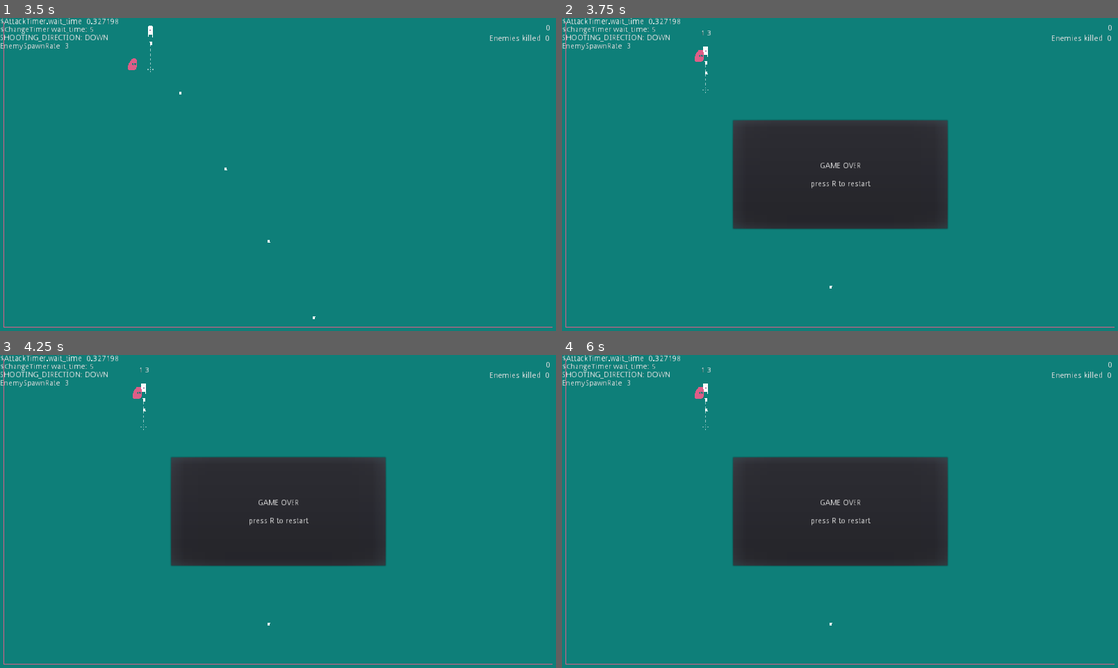
Above: before the commit, frames 1-4 (two rows, left to right).
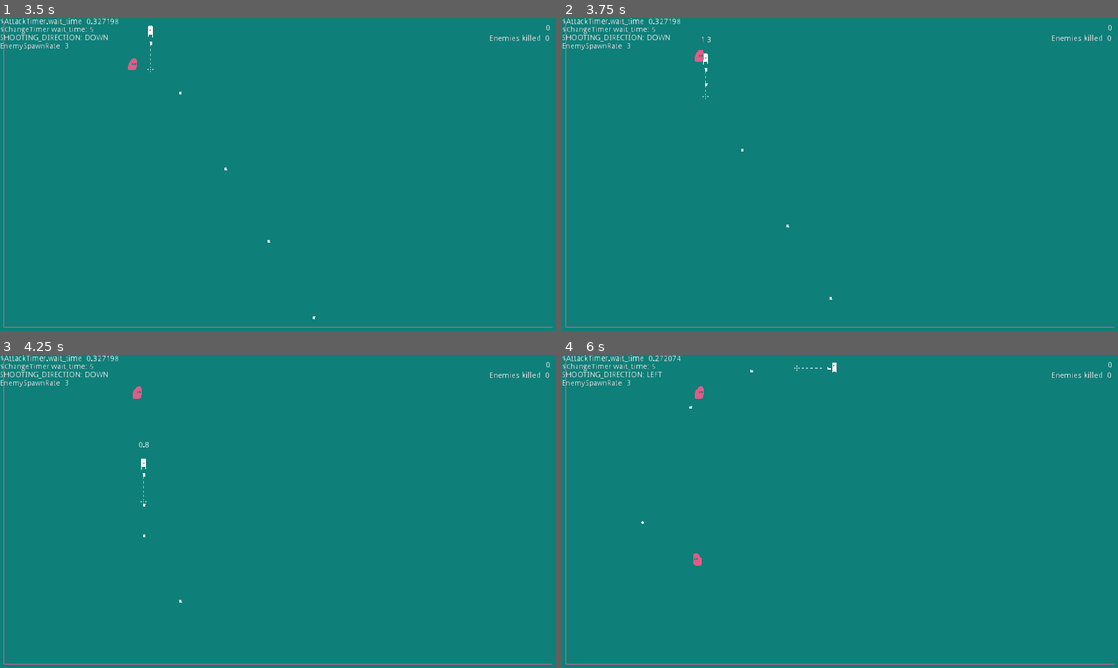
Above: after the commit, the same moments.

Repository: skarnl/gmtk-game-jam
Game: Godot game, scene res://screens/splash.tscn
The game is run twice, just before and just after one commit, with the same random seed, the same clock (stepped at 60 frames per second) and the same inputs.
Inputs:
- Up to frame 1 (3.5 s): tap Enter at 0.5, 2 s; hold Up (ui_up) 0.53-2.03 s; tap Space at 1.25 s; hold Left (ui_left) from 2.03 s (still down)
- Up to frame 2 (3.75 s): release Left (ui_left) at 3.53 s; hold Down (ui_down) from 3.53 s (still down)
- Up to frame 3 (4.25 s): keep holding Down (ui_down)
- Up to frame 4 (6 s): release Down (ui_down) at 4.28 s; hold Right (ui_right) 4.28-5.03 s; hold Up (ui_up) 5.03-5.78 s; tap Space at 5.75 s; hold Right (ui_right) from 5.78 s (still down)

Frame 1 is identical in both runs. In frame 2, 14% of the frame differs, in the area x 25-70%, y 4-90%; in frame 3, 14%; in frame 4, 14%, in the area x 14-70%, y 0-87%.

Commit message:
Add enemy die animation

Diff:
--- a/entities/enemy.gd
+++ b/entities/enemy.gd
@@ -1,6 +1,6 @@
 extends KinematicBody2D
 
-signal player_killed
+signal player_hit
 signal enemy_killed
 
 const BASE_WALKING_SPEED = 100 #RANDOMIZE
@@ -39,14 +39,29 @@
 #	look_at(player_reference.position)
 
 
+func _disable_collisions():
+	$CollisionShape2D.disabled = true
+	$Area2D/CollisionPolygon2D.disabled = true
+
+
 #bullet
 func _on_Area2D_area_entered(area):
+	set_physics_process(false)
+	call_deferred('_disable_collisions')
 	emit_signal('enemy_killed')
 
+	area.queue_free()
+
+	$AnimationPlayer.play('die')
+
+	yield($AnimationPlayer, 'animation_finished')
+
 	queue_free()
-	area.queue_free()
 
 
 #player
 func _on_Area2D_body_entered(body):
-	emit_signal('player_killed')
+	set_physics_process(false)
+	call_deferred('_disable_collisions')
+
+	emit_signal('player_hit')
--- a/entities/enemy.tscn
+++ b/entities/enemy.tscn
@@ -1,10 +1,50 @@
-[gd_scene load_steps=5 format=2]
+[gd_scene load_steps=7 format=2]
 
 [ext_resource path="res://assets/images/enemy-walk.png" type="Texture" id=1]
 [ext_resource path="res://entities/enemy.gd" type="Script" id=2]
+[ext_resource path="res://assets/images/enemy-die.png" type="Texture" id=3]
 
 [sub_resource type="Animation" id=1]
-resource_name = "walk"
+resource_name = "die"
+length = 0.4
+tracks/0/type = "value"
+tracks/0/path = NodePath("DieSprite:visible")
+tracks/0/interp = 1
+tracks/0/loop_wrap = true
+tracks/0/imported = false
+tracks/0/enabled = true
+tracks/0/keys = {
+"times": PoolRealArray( 0, 0.3 ),
+"transitions": PoolRealArray( 1, 1 ),
+"update": 1,
+"values": [ true, false ]
+}
+tracks/1/type = "value"
+tracks/1/path = NodePath("DieSprite:frame")
+tracks/1/interp = 1
+tracks/1/loop_wrap = true
+tracks/1/imported = false
+tracks/1/enabled = true
+tracks/1/keys = {
+"times": PoolRealArray( 0, 0.1, 0.2 ),
+"transitions": PoolRealArray( 1, 1, 1 ),
+"update": 1,
+"values": [ 0, 1, 2 ]
+}
+tracks/2/type = "value"
+tracks/2/path = NodePath("Sprite:visible")
+tracks/2/interp = 1
+tracks/2/loop_wrap = true
+tracks/2/imported = false
+tracks/2/enabled = true
+tracks/2/keys = {
+"times": PoolRealArray( 0 ),
+"transitions": PoolRealArray( 1 ),
+"update": 1,
+"values": [ false ]
+}
+
+[sub_resource type="Animation" id=2]
 length = 0.6
 loop = true
 tracks/0/type = "value"
@@ -34,13 +74,18 @@
 texture = ExtResource( 1 )
 hframes = 6
 
+[node name="DieSprite" type="Sprite" parent="."]
+visible = false
+texture = ExtResource( 3 )
+hframes = 3
+
 [node name="AnimationPlayer" type="AnimationPlayer" parent="."]
 autoplay = "walk"
-anims/walk = SubResource( 1 )
+anims/die = SubResource( 1 )
+anims/walk = SubResource( 2 )
 
 [node name="CollisionShape2D" type="CollisionShape2D" parent="."]
-visible = false
-shape = SubResource( 2 )
+shape = SubResource( 3 )
 
 [node name="Area2D" type="Area2D" parent="."]
 collision_layer = 4
Binary file added: assets/images/enemy-die.png
Not shown, added: assets/images/enemy-die.png.import
Not shown: 1 places in entities/enemy.tscn that only renumber resources
